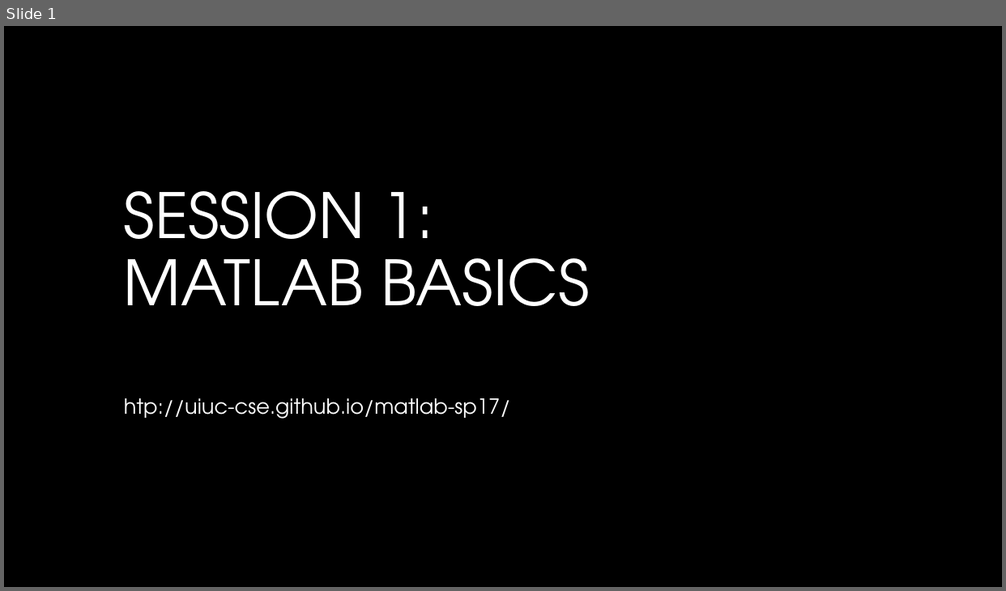
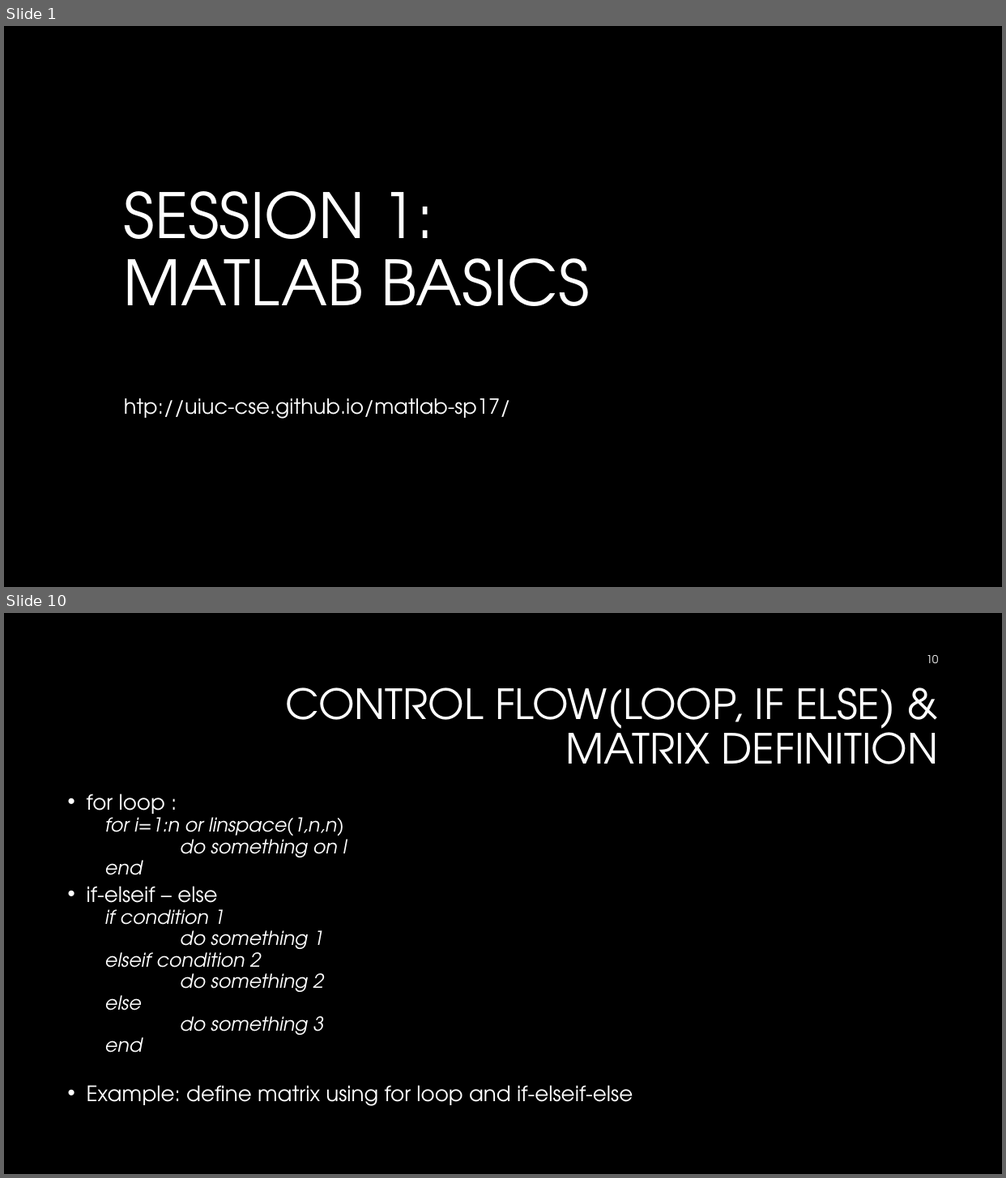
Before and after one commit to illinois-cse/matlab-sp17, a slide deck: Session1-matlab basics_Feb22.pptx. Shown one above the other, each under a label of ours: slide 1 before the commit, slides 1 and 10 after it; the slides between them are not shown. The pictures are 1006x591 and 1006x1178 pixels, drawn with LibreOffice and Linux fonts; fonts in the diff are those of the drawing; background and template pictures are left out. Boxes give left, top, right and bottom in pixels: in the first picture for what was removed or moved away, otherwise in the second. Text is boxed around its words. In the diff, an @@ line names an element or a change of style, - is before the commit and + after.

```diff
--- a/Session1-matlab basics_Feb22.pptx
+++ b/Session1-matlab basics_Feb22.pptx
@@ slide 10 added at (4, 613, 1002, 1174), background #000000 @@
@@ page number added at (927, 655, 939, 663), 10.5 pt, text #FFFFFF @@
+10
@@ title added at (286, 688, 939, 764), 40 pt, text #FFFFFF @@
+CONTROL FLOW(LOOP, IF ELSE) & MATRIX DEFINITION
@@ text added at (87, 794, 633, 1106), 18.5 pt, text #FFFFFF, italic @@
+• for loop :
+  for i=1:n or linspace(1,n,n)
+  do something on I
+  end
+• if-elseif – else
+  if condition 1
+  do something 1
+  elseif condition 2
+  do something 2
+  else
+  do something 3
+  end
+• Example: define matrix using for loop and if-elseif-else
```
Also in this commit, not shown: 8 slides changed.
